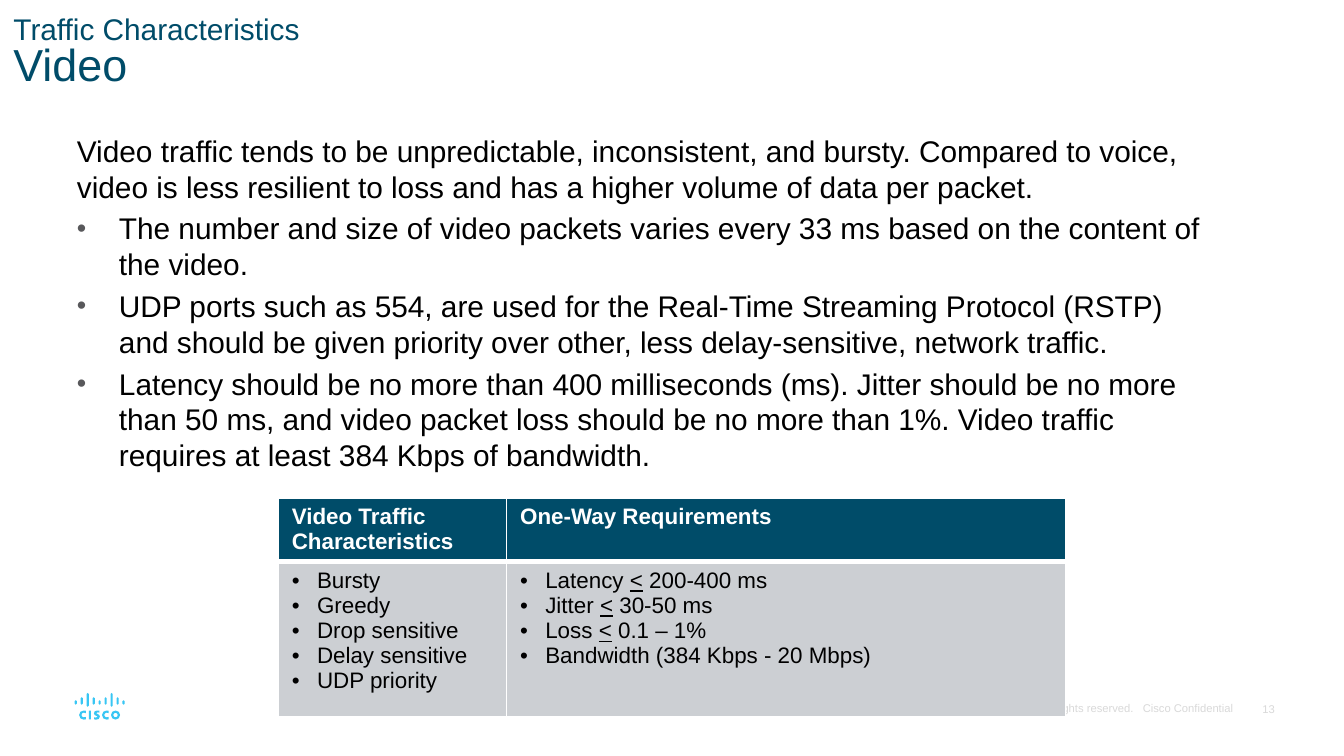
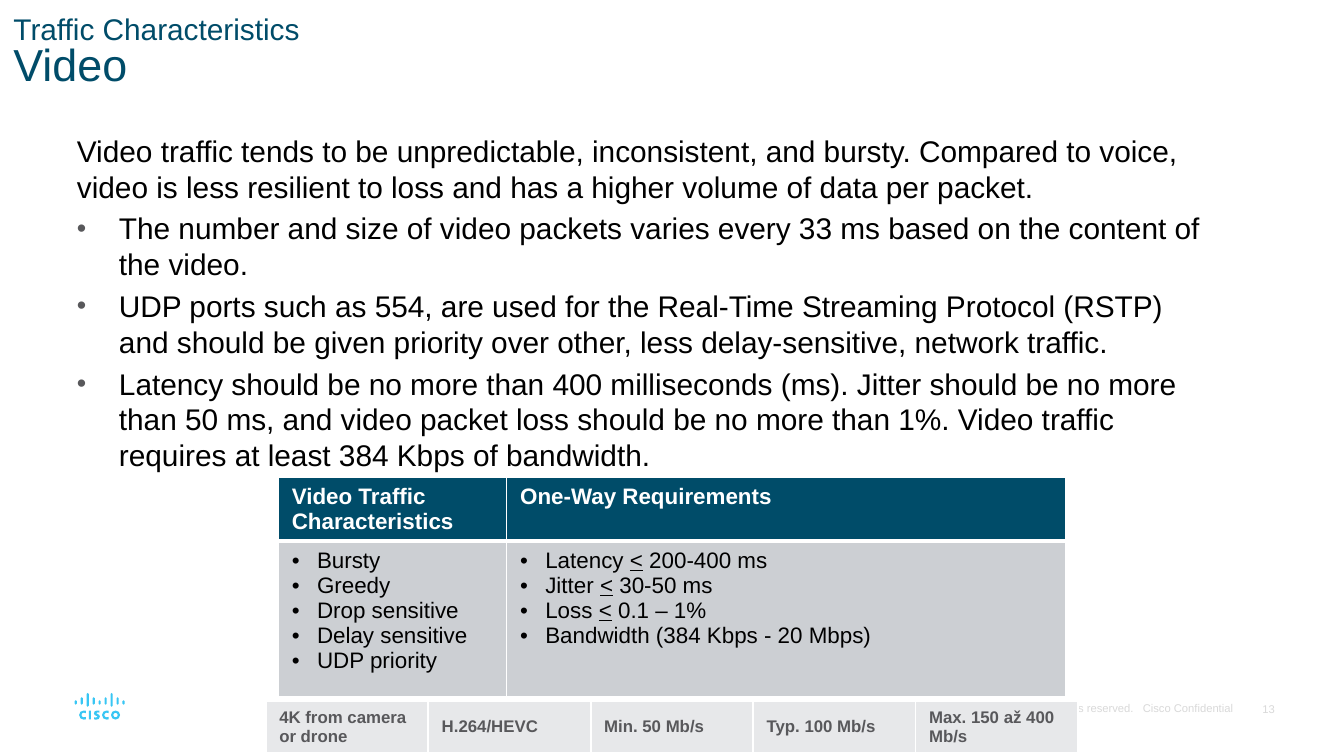
Before and after one commit to jb23lm87/CCNA-V7, a slide deck: slide 13 of ENSA_Module_9.pptx. Drawn at 1344x756 pixels with LibreOffice and Linux fonts; fonts in the diff are those of the drawing. Boxes give left, top, right and bottom in pixels: in the first picture for what was removed or moved away, otherwise in the second. Text is boxed around its words. In the diff, an @@ line names an element or a change of style, - is before the commit and + after.

```diff
--- a/ENSA_Module_9.pptx
+++ b/ENSA_Module_9.pptx
@@ table: place and size @@
-table at <box>278,497,1066,720</box>
+table at <box>278,477,1066,700</box>
@@ table added at <box>266,702,1079,755</box>, 1 rows, 5 columns @@
+4K from camera or drone | H.264/HEVC | Min. 50 Mb/s | Typ. 100 Mb/s | Max. 150 až 400 Mb/s
```
Also in this commit, not shown: 2 other slides changed.
